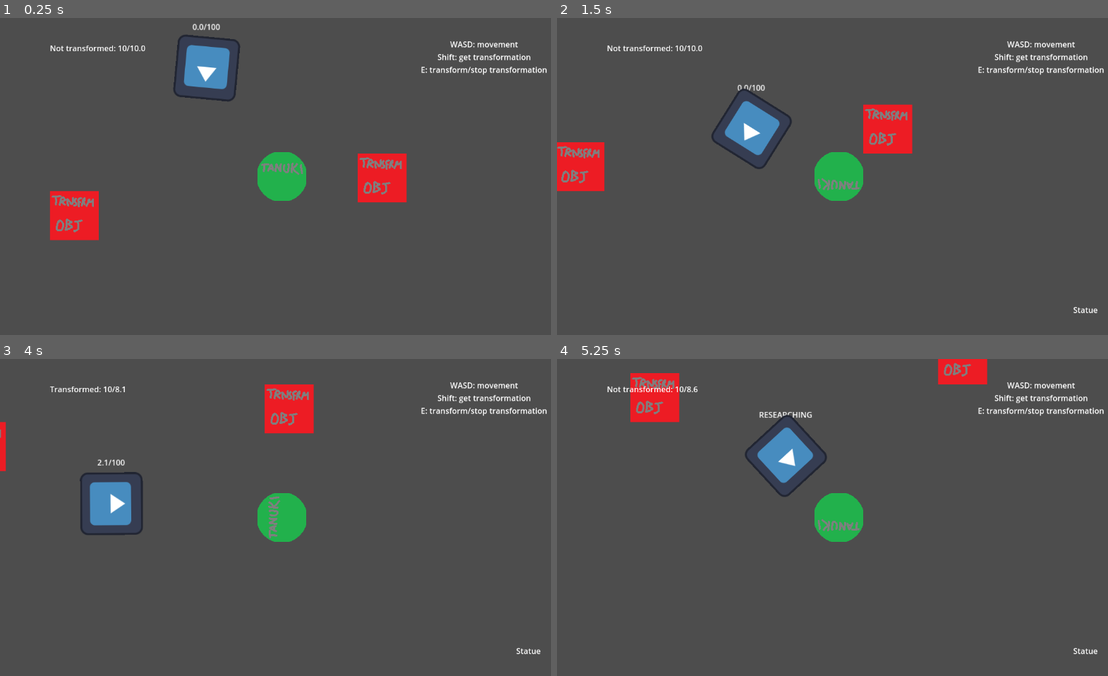
Above: before the commit, frames 1-4 (two rows, left to right).
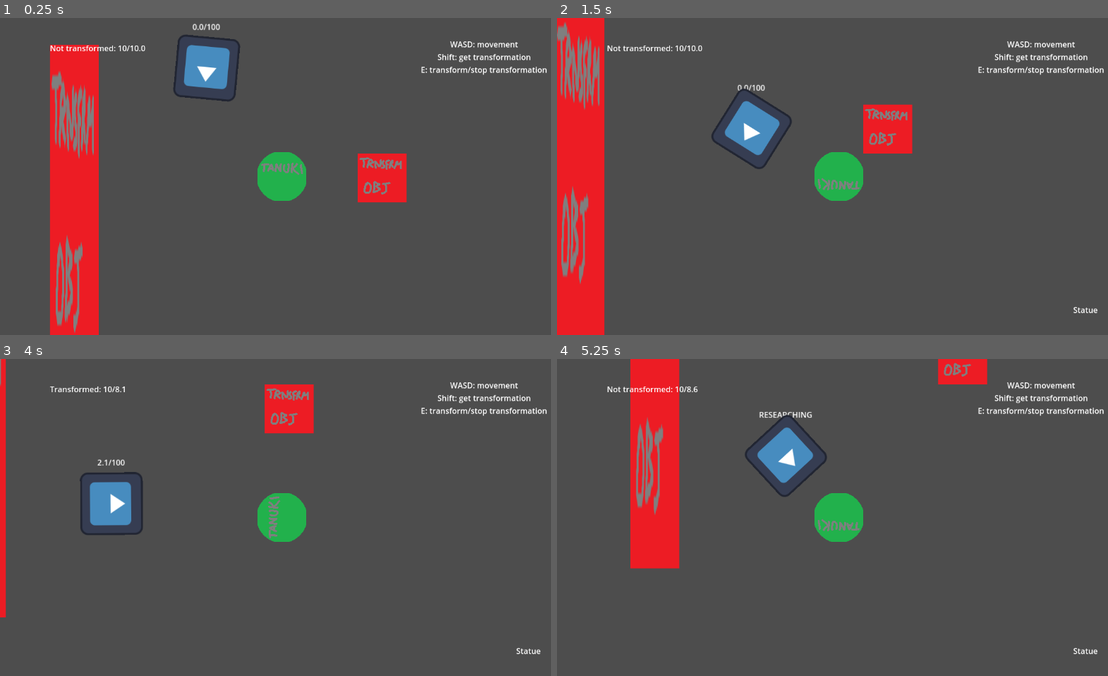
Above: after the commit, the same moments.

Repository: FinalExa/Tanuki
Game: Godot game, scene res://_Scenes/player_transform_test.tscn
The game is run twice, just before and just after one commit, with the same random seed, the same clock (stepped at 60 frames per second) and the same inputs. The engine's default icon, where the game draws it, is replaced by a stand-in: a white triangle on a blue panel in a dark square.
Inputs (mouse positions are in pixels of both pictures, inside the frame that each line leads up to):
- Up to frame 1 (0.25 s): no input
- Up to frame 2 (1.5 s): move the mouse to (964, 160) at 0.52 s; hold D (right) 0.53-1.28 s; click (964, 160) at 0.6 s; move the mouse to (727, 192) at 1.27 s; hold S (down) from 1.28 s (still down); tap Shift (interact) at 1.35 s
- Up to frame 3 (4 s): move the mouse to (336, 447) at 2.02 s; release S (down) at 2.03 s; hold D (right) 2.03-2.78 s; tap E (transformation) at 2.1 s; move the mouse to (253, 580) at 2.77 s; hold W (up) 2.78-3.53 s; click (253, 580) at 2.85 s; move the mouse to (451, 565) at 3.52 s; hold A (left) from 3.53 s (still down); tap Shift (interact) at 3.6 s
- Up to frame 4 (5.25 s): move the mouse to (667, 469) at 4.27 s; tap E (transformation) at 4.35 s; move the mouse to (865, 517) at 5.02 s; release A (left) at 5.03 s; hold S (down) from 5.03 s (still down); click (865, 517) at 5.1 s

The runs differ from the first frame. In frame 1, 7.0% of the frame differs, in the area x 9-18%, y 8-100%; in frame 2, 7.6%, in the area x 0-9%, y 0-100%; in frame 3, 0.8%; in frame 4, 4.8%.

Commit message:
Added passage to check after target is not seen in alert

Diff:
--- a/Enemies/Scripts/BehaviorTree/GuardAlertTargetNotSeen.gd
+++ b/Enemies/Scripts/BehaviorTree/GuardAlertTargetNotSeen.gd
@@ -7,6 +7,8 @@
 		if(guardAlert.targetNotSeenTimer > 0):
 			guardAlert.targetNotSeenTimer -= delta
 		else:
-			guardAlert.end_alert()
+			guardAlert.stop_alert()
+			guardAlert.guardCheck.currentAlertValue = guardAlert.returnToCheckAlertValue
+			guardAlert.guardCheck.resume_check()
 		return NodeState.FAILURE
 	return NodeState.SUCCESS
--- a/Enemies/Scripts/GuardAlert.gd
+++ b/Enemies/Scripts/GuardAlert.gd
@@ -11,6 +11,7 @@
 @export var rayTargets: Array[Node2D]
 @export var alertText: String
 @export var screamArea: ScreamArea
+@export var returnToCheckAlertValue: float
 var screamAreaInstance: ScreamArea
 var catchPreparationTimer: float
 var targetNotSeenTimer: float
@@ -32,6 +33,7 @@
 @export var guardMovement: GuardMovement
 @export var guardRotator: GuardRotator
 @export var guardResearch: GuardResearch
+@export var guardCheck: GuardCheck
 @export var guardStunned: GuardStunned
 
 func _ready():
@@ -109,7 +111,7 @@
 		else:
 			secondLocationReached = true
 	else:
-		if (firstLocationReached == true && firstLocationReached == true && targetNotSeenActive == false):
+		if (firstLocationReached == true && secondLocationReached == true && targetNotSeenActive == false):
 			start_not_seen_timer()
 
 func set_movement_destination(destination: Vector2):
@@ -150,10 +152,6 @@
 	chaseStart = false
 	guardMovement.reset_movement_speed()
 
-func end_alert():
-	stop_alert()
-	guardResearch.initialize_guard_research(alertTarget, true)
-
 func _on_guard_damaged():
 	if (guardController.isInAlert == true):
 		stop_alert()
--- a/Enemies/guard.tscn
+++ b/Enemies/guard.tscn
@@ -167,7 +167,7 @@
 [node name="Target5" type="Node2D" parent="Rotator/GuardResearch"]
 position = Vector2(8, -592)
 
-[node name="GuardAlert" type="Node2D" parent="Rotator" node_paths=PackedStringArray("rayTargets", "screamArea", "guardAlertValue", "guardController", "guardMovement", "guardRotator", "guardResearch", "guardStunned")]
+[node name="GuardAlert" type="Node2D" parent="Rotator" node_paths=PackedStringArray("rayTargets", "screamArea", "guardAlertValue", "guardController", "guardMovement", "guardRotator", "guardResearch", "guardCheck", "guardStunned")]
 script = ExtResource("5_t7kgq")
 alertMovementSpeed = 400.0
 catchDistanceThreshold = 200.0
@@ -179,11 +179,13 @@
 rayTargets = [NodePath("Targets/Target"), NodePath("Targets/Target2"), NodePath("Targets/Target3"), NodePath("Targets/T …(514 unchanged characters)…
 alertText = "ALERT"
 screamArea = NodePath("ScreamArea")
+returnToCheckAlertValue = 35.0
 guardAlertValue = NodePath("../../AlertValue")
 guardController = NodePath("../..")
 guardMovement = NodePath("../../GuardMovement")
 guardRotator = NodePath("..")
 guardResearch = NodePath("../GuardResearch")
+guardCheck = NodePath("../GuardCheck")
 guardStunned = NodePath("../../GuardStunned")
 
 [node name="Targets" type="Node2D" parent="Rotator/GuardAlert"]
@@ -256,6 +258,7 @@
 
 [node name="CollisionShape2D" type="CollisionShape2D" parent="Rotator/GuardAlert/ScreamArea"]
 shape = SubResource("CircleShape2D_8ttp4")
+debug_color = Color(0.384314, 0.298039, 0.152941, 0.27451)
 
 [node name="BehaviorTree" type="Node" parent="." node_paths=PackedStringArray("root")]
 script = ExtResource("10_ixflf")
--- a/_Scenes/player_transform_test.tscn
+++ b/_Scenes/player_transform_test.tscn
@@ -22,6 +22,7 @@
 
 [node name="TransformationObject2" parent="." instance=ExtResource("2_67gti")]
 position = Vector2(-424, 80)
+scale = Vector2(1, 6.985)
 transformedName = "Poop"
 transformedMaxSpeed = 1000.0
 transformedProperties = Array[String](["Stinky"])
